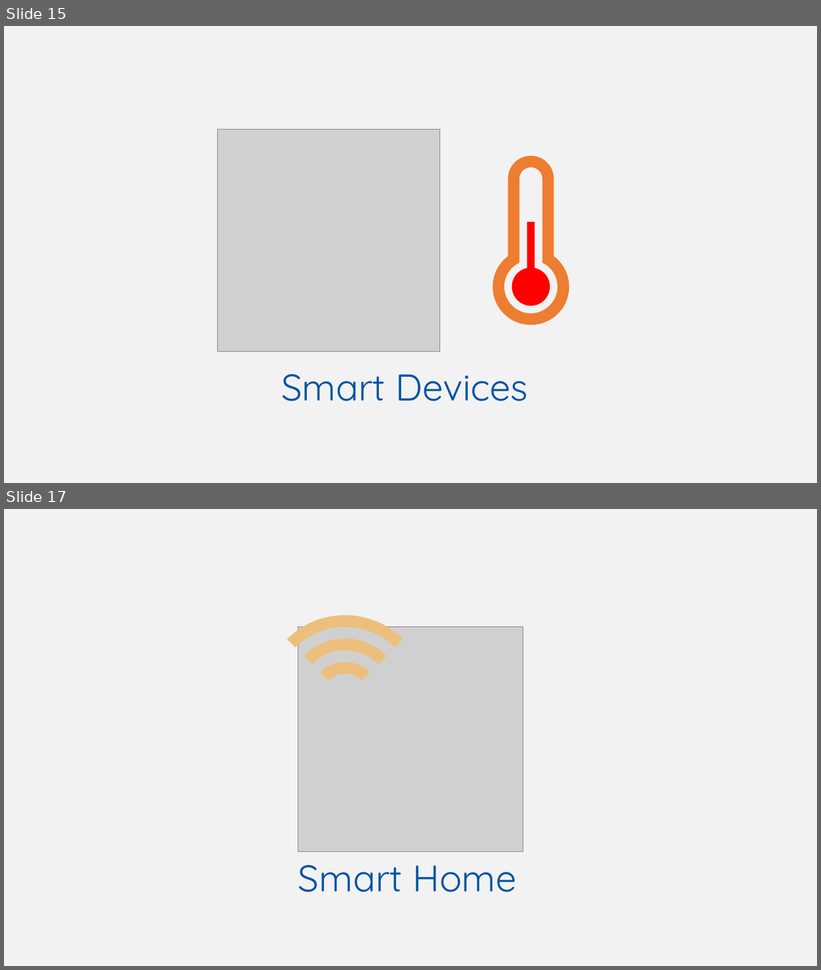
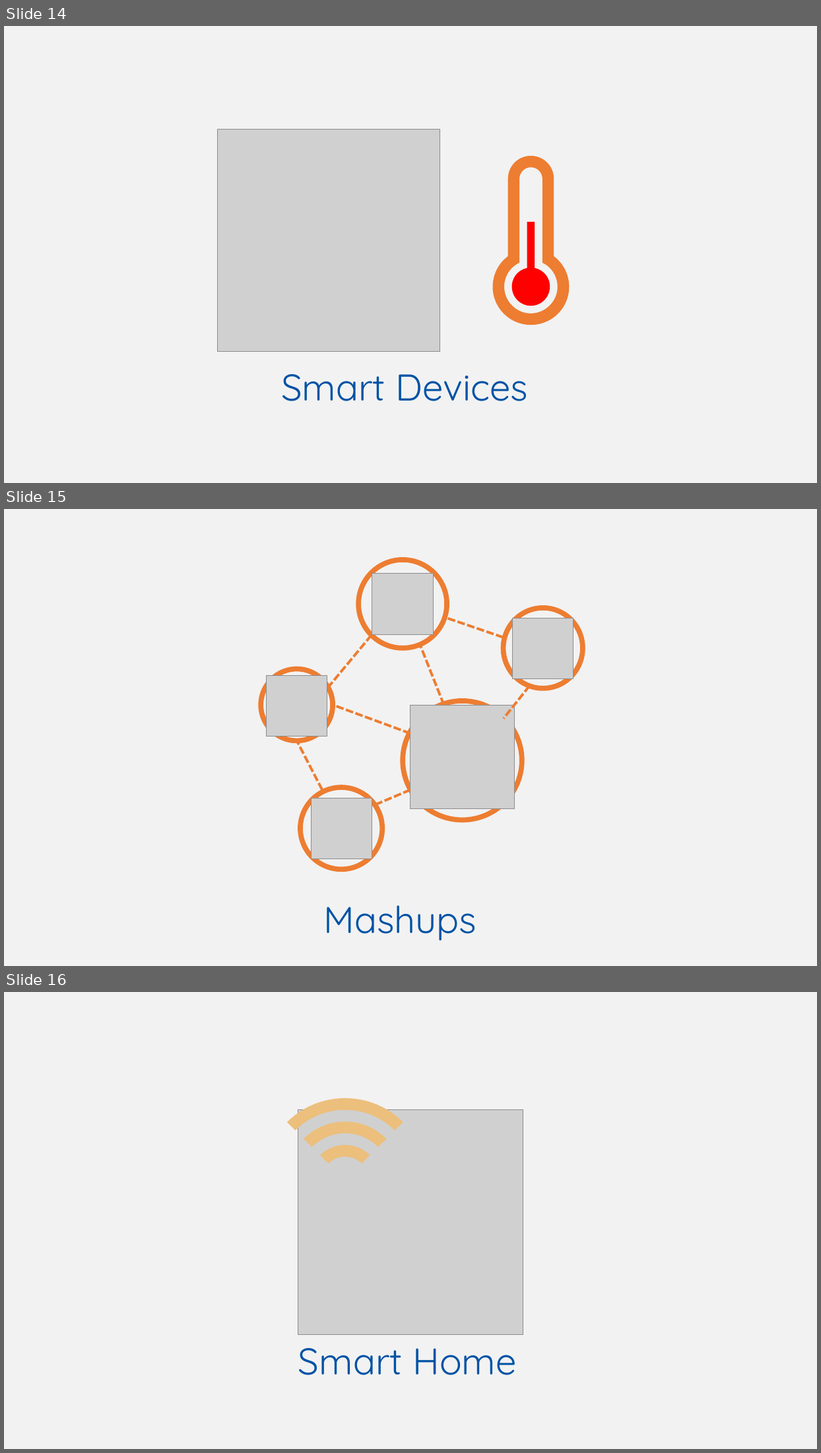
Before and after one commit to w3c/wot-cg, a slide deck: Tutorials/whatiswot/1.WoT/1.WOT.pptx. Shown one above the other, each under a label of ours: slides 15 and 17 before the commit, slides 14, 15 and 16 after it; the slides between them are not shown. The pictures are 821x970 and 821x1453 pixels, drawn with LibreOffice and Linux fonts; fonts in the diff are those of the drawing; grey boxes stand for pictures. Boxes give left, top, right and bottom in pixels: in the first picture for what was removed or moved away, otherwise in the second. Text is boxed around its words. In the diff, an @@ line names an element or a change of style, - is before the commit and + after.

```diff
--- a/Tutorials/whatiswot/1.WoT/1.WOT.pptx
+++ b/Tutorials/whatiswot/1.WoT/1.WOT.pptx
@@ slide 15 added at (x1=4, y1=509, x2=817, y2=966), background #F2F2F2 @@
@@ ellipse added at (x1=358, y1=560, x2=447, y2=648), outline #ED7D31 6 pt @@
@@ picture added at (x1=372, y1=574, x2=434, y2=634) @@
@@ line added from (504, 638) to (447, 618), #ED7D31 3 pt dashed @@
@@ ellipse added at (x1=504, y1=608, x2=583, y2=689), outline #ED7D31 6 pt @@
@@ picture added at (x1=513, y1=618, x2=574, y2=679) @@
@@ line added from (372, 635) to (327, 689), #ED7D31 3 pt dashed @@
@@ line added from (444, 705) to (420, 646), #ED7D31 3 pt dashed @@
@@ ellipse added at (x1=261, y1=669, x2=333, y2=741), outline #ED7D31 6 pt @@
@@ picture added at (x1=266, y1=675, x2=327, y2=737) @@
@@ line added from (530, 686) to (504, 719), #ED7D31 3 pt dashed @@
@@ line added from (411, 733) to (333, 705), #ED7D31 3 pt dashed @@
@@ ellipse added at (x1=403, y1=701, x2=522, y2=820), outline #ED7D31 6 pt @@
@@ picture added at (x1=411, y1=705, x2=514, y2=809) @@
@@ line added from (322, 790) to (297, 741), #ED7D31 3 pt dashed @@
@@ ellipse added at (x1=300, y1=788, x2=383, y2=870), outline #ED7D31 6 pt @@
@@ picture added at (x1=312, y1=798, x2=372, y2=859) @@
@@ line added from (411, 790) to (374, 805), #ED7D31 3 pt dashed @@
@@ text added at (x1=324, y1=906, x2=477, y2=941), 44 pt, text #0052A5 @@
+Mashups
@@ what was slide 15 is now slide 14 @@
@@ what was slide 17 is now slide 16 @@
```
Also in this commit, not shown: 10 slides changed, 1 other slide added, 3 slides removed, 8 other files.
